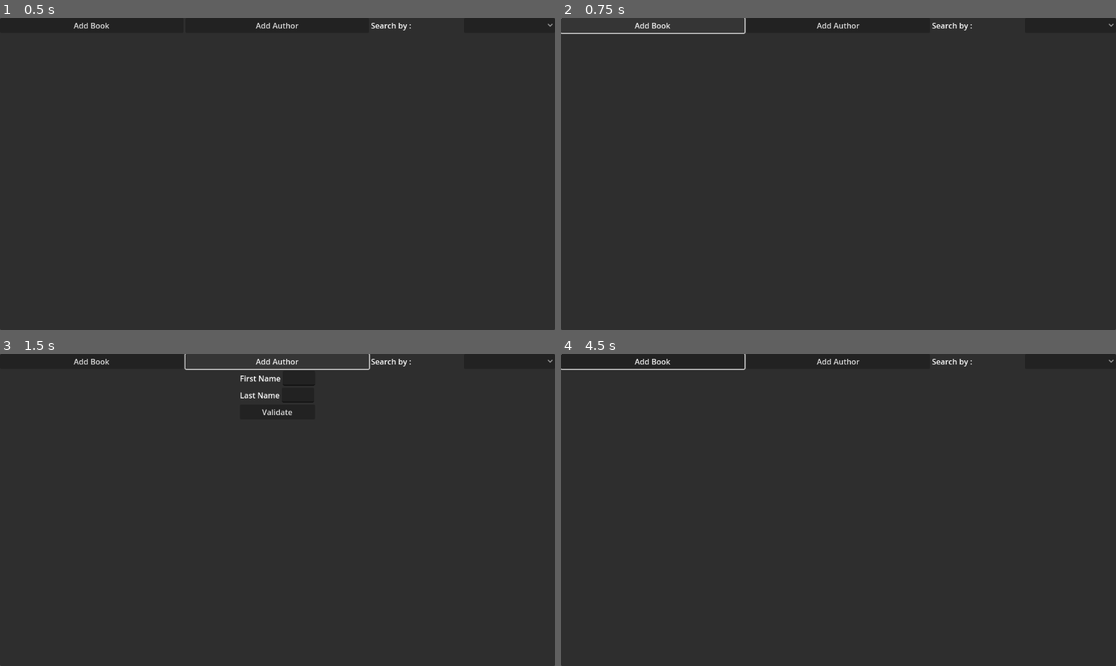
Above: before the commit, frames 1-4 (two rows, left to right).
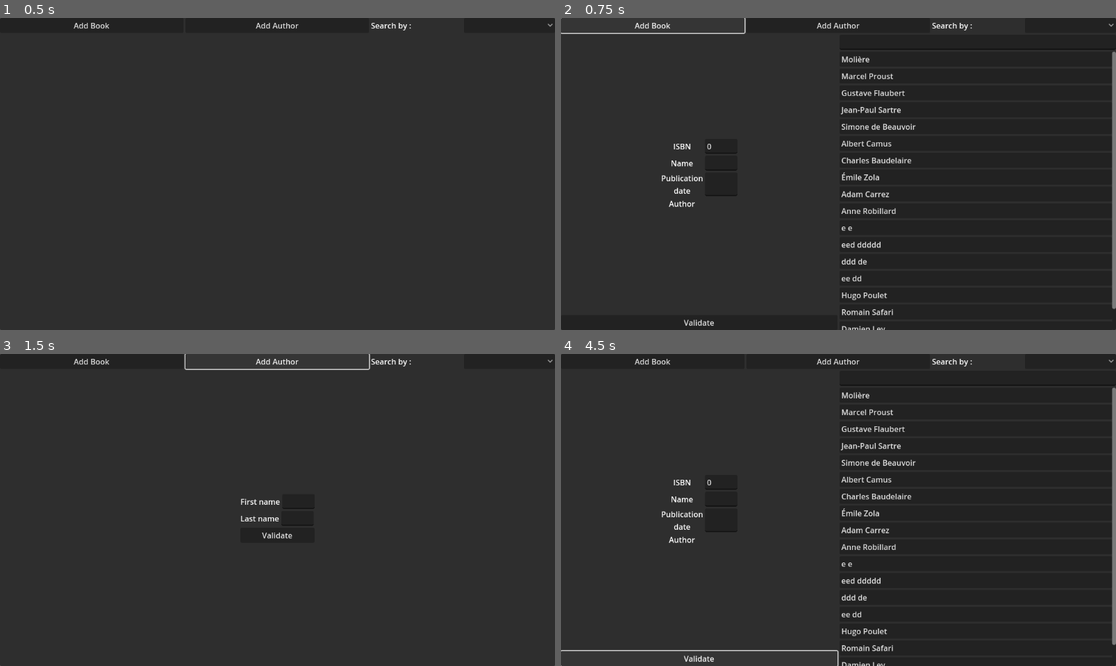
Above: after the commit, the same moments.

Repository: Linghuun/Library
Game: Godot game, scene res://main.tscn
Same seed, same stepped clock (60 frames per second), same inputs: the game is played once before the commit and once after it.
Inputs (mouse positions are in pixels of both pictures, inside the frame that each line leads up to):
- Up to frame 1 (0.5 s): no input
- Up to frame 2 (0.75 s): click "Add Book" at 0.5 s
- Up to frame 3 (1.5 s): click "Add Author" at 1.25 s
- Up to frame 4 (4.5 s): click "Validate" at 2 s; click (1071, 360) at 2.75 s; click "Add Book" at 3.5 s; click (699, 659) at 4.25 s, where only the run after the commit has a clickable "Validate"

Frame 1 is identical in both runs. In frame 2, 2.4% of the frame differs, in the area x 18-100%, y 9-100%; in frame 3, 0.5%; in frame 4, 2.8%, in the area x 0-100%, y 0-100%.

Commit message:
refonte arborescence + add Book

Diff:
--- a/Author.gd
+++ b/Author.gd
@@ -29,10 +29,11 @@
 	file.close()
 
 
-func display(listing):
+func display(node, function):
 	var aut = Button.new()
+	aut.connect("pressed", function)
 	aut.text = first_name + " " + last_name
 	aut.size_flags_horizontal = Control.SIZE_EXPAND_FILL
 	aut.size_flags_vertical = Control.SIZE_EXPAND_FILL
 	aut.alignment = HORIZONTAL_ALIGNMENT_LEFT
-	listing.add_child(aut)
+	node.add_child(aut)
--- a/Book.gd
+++ b/Book.gd
@@ -1,10 +1,15 @@
 extends Node
 
+const Author = preload("res://Author.gd")
+@onready var main = $".."
+@onready var authors = main.authors
 
-@onready var page = $"../Panel/VBoxContainer/DisplayContainer/ScrollContainer/Page"
-@onready var display_container = $"../Panel/VBoxContainer/DisplayContainer"
-@onready var scroll_container = $"../Panel/VBoxContainer/DisplayContainer/ScrollContainer"
-@onready var main = $".."
+@export var id_book: int
+@export var book_name: String
+@export var ISBN: int
+@export var author: Author
+@export var date: String
+
 # Called when the node enters the scene tree for the first time.
 func _ready():
 	pass # Replace with function body.
@@ -14,21 +19,29 @@
 func _process(delta):
 	pass
 
+func _init(id_book, id_author, name, ISBN, date):
+	self.id_book = id_book
+	self.id_author = id_author
+	self.book_name = name
+	self.ISBN = ISBN
+	self.date = date
 
-func display():
-	var file = FileAccess.open("res://Book.txt", FileAccess.READ_WRITE)
-	var title_box = HBoxContainer.new()
-	var image_lab = main.create_something("Image", Label)
-	title_box.add_child(image_lab)
-	var name_lab = main.create_something("Book's Name", Label)
-	title_box.add_child(name_lab)
-	var Author = main.create_something("Author", Label)
-	title_box.add_child(Author)
-	var ISBN = main.create_something("ISBN", Label)
-	title_box.add_child(ISBN)
+func display(listing):
+	var book = HBoxContainer.new()
+	var ISBN_lab = Label.new()
+	ISBN_lab.text = self.ISBN
+	var book_name_lab = Label.new()
+	book_name_lab.text = self.book_name
+	var date_lab = Label.new()
+	date_lab.text = self.date
+	var author_but = Button.new()
+	author_but.text = main.authors[self.id_author]
 
-	display_container.add_child(title_box)
-	display_container.move_child(title_box, 0)
+	book.add_child(ISBN_lab)
+	book.add_child(book_name_lab)
+	book.add_child(date_lab)
+	book.add_child(author_but)
+	book.size_flags_horizontal = Control.SIZE_EXPAND_FILL
+	book.size_flags_vertical = Control.SIZE_EXPAND_FILL
 
-	while not file.eof_reached():
-		var line = file.get_line()
+	listing.add_child(book)
--- /dev/null
+++ b/EntryIsbn.gd
@@ -0,0 +1,4 @@
+extends SpinBox
+func _ready():
+	self.get_line_edit().expand_to_text_length = true
+	self.get_line_edit().clear()
--- a/main.gd
+++ b/main.gd
@@ -3,30 +3,28 @@
 const Author = preload("res://Author.gd")
 const Book = preload("res://Book.gd")
 
+
 @onready var top_menu = $Panel/VBoxContainer/TopMenu
-@onready var display_container = $Panel/VBoxContainer/DisplayContainer
 @onready var search_by = $Panel/VBoxContainer/TopMenu/SearchMenu/SearchBy
+
+@onready var search_menu = $Panel/VBoxContainer/SearchMenu
+@onready var listing =     $Panel/VBoxContainer/SearchMenu/ScrollContainer/Listing
+@onready var search_bar =  $Panel/VBoxContainer/SearchMenu/SearchBar
+
+@onready var add_author_menu = $Panel/VBoxContainer/AddAuthorMenu
+
+@onready var add_book_menu = $Panel/VBoxContainer/AddBookMenu
+@onready var listing2 =      $Panel/VBoxContainer/AddBookMenu/SearchMenu/ScrollContainer/Listing2
+@onready var search_bar2 =    $Panel/VBoxContainer/AddBookMenu/SearchMenu/SearchBar2
 
 
 @onready var authors = {}
-@onready var updated = false
+@onready var aut_updated = false
+@onready var book_updated = false
 
-# Called when the node enters the scene tree for the first time.
-func _ready():
-	pass
 
-# Called every frame. 'delta' is the elapsed time since the previous frame.
-func _process(delta):
-	pass
 
-func create_something(text, something):
-	var elt = something.new()
-	elt.text = text
-	elt.size_flags_horizontal = Control.SIZE_EXPAND_FILL
-	elt.size_flags_vertical = Control.SIZE_EXPAND_FILL
-	return elt
-
-func update():
+func update_aut():
 	var file = FileAccess.open("res://Author.txt", FileAccess.READ)
 	while not file.eof_reached():
 		var line = file.get_line()
@@ -34,107 +32,85 @@
 		if len(data) == 3:
 			if int(data[0]) not in authors:
 				authors[int(data[0])] = Author.new(int(data[0]), data[1], data[2])
-	updated = true
+	aut_updated = true
 	file.close()
 
+func update_book():
+	pass
+
+
+func display_authors(node, function):
+	if aut_updated == false:
+		update_aut()
+	for aut in authors:
+		authors[aut].display(node, function)
+
+func temp():
+	pass
+
 func _on_search_by_item_selected(index):
-	delete_children(display_container)
-	display_container.size_flags_horizontal = Control.SIZE_EXPAND_FILL
-	display_container.size_flags_vertical = Control.SIZE_EXPAND_FILL
-	var scroll_container = ScrollContainer.new()
-	scroll_container.size_flags_horizontal = Control.SIZE_EXPAND_FILL
-	scroll_container.size_flags_vertical = Control.SIZE_EXPAND_FILL
-	var listing = VBoxContainer.new()
-	listing.size_flags_horizontal = Control.SIZE_EXPAND_FILL
-	listing.size_flags_vertical = Control.SIZE_EXPAND_FILL
-	var search_bar = LineEdit.new()
-	search_bar.connect("text_changed", func(text): search_bar_changed(text, listing))
-	display_container.add_child(search_bar)
-	display_container.add_child(scroll_container)
-	scroll_container.add_child(listing)
-
+	delete_children(listing)
+	add_author_menu.visible = false
+	add_book_menu.visible = false
+	search_menu.visible = true
+	print(index)
 	match index:
 		0:
-			if updated == false:
-				update()
-			for aut in authors:
-				authors[aut].display(listing)
+			search_bar.clear()
+			display_authors(listing, temp)
 		1:
 			print("tt")
 		2:
 			print("ttt")
 
-func search_bar_changed(text, listing):
-	var id_list = []
-	var elts = text.split(" ")
-	for elt in elts:
-		if elt != "":
-			for id in authors:
-				if elt in authors[id].first_name or elt in authors[id].last_name:
-					if id not in id_list:
-						id_list.append(id)
-				else:
-					if id in id_list:
-						id_list.erase(id)
-	delete_children(listing)
-	print(elts)
-	if len(elts) == 1:
-		if elts[0] == "":
-			for id in authors:
-				authors[id].display(listing)
-	for id in id_list:
-		authors[id].display(listing)
 
+func validate_aut(entry1, entry2):
+	if not "/" in entry1.text and not "/" in entry2.text:
+		var aut = Author.new(len(authors), entry1.text, entry2.text)
+		authors[len(authors)] = (aut)
+		aut.save()
 
-
-func _on_add_author_pressed():
-	if updated == false:
-		update()
-	search_by.selected = -1
-	delete_children(display_container)
-	var hbox_first_name = HBoxContainer.new()
-	var hbox_last_name = HBoxContainer.new()
-
-	var lab1 = Label.new()
-	lab1.text = "First Name"
-	var lab2 = Label.new()
-	lab2.text = "Last Name"
-	var entry1 = LineEdit.new()
-	var entry2 = LineEdit.new()
-	var validate_button = Button.new()
-	validate_button.text = "Validate"
-
-	hbox_first_name.add_child(lab1)
-	hbox_first_name.add_child(entry1)
-	hbox_last_name.add_child(lab2)
-	hbox_last_name.add_child(entry2)
-
-	display_container.add_child(hbox_first_name)
-	display_container.add_child(hbox_last_name)
-	display_container.add_child(validate_button)
-
-	display_container.size_flags_horizontal = Control.SIZE_SHRINK_CENTER
-	display_container.size_flags_vertical = Control.SIZE_SHRINK_CENTER
-
-	validate_button.connect("pressed" , func() : validate(entry1, entry2))
-	entry1.connect("text_changed", func() : on_text_changed(entry1))
-	entry2.connect("text_changed", func() : on_text_changed(entry2))
-
-func validate(entry1, entry2):
-	var aut = Author.new(len(authors), entry1.text, entry2.text)
-	authors[len(authors)] = (aut)
-	print(authors)
-	aut.save()
-	delete_children(display_container)
-
-func on_text_changed(entry):
-	var text_size = entry.get_text_size()
-	var width = entry.size.x
-	print("ts", text_size)
-	print("ws", width)
-	if text_size.x > width:
-		entry.size.x = text_size
 
 func delete_children(node):
 	for child in node.get_children():
 		node.remove_child(child)
+
+func _on_add_author_pressed():
+	search_by.selected = -1
+	add_author_menu.visible = true
+	search_menu.visible = false
+	add_book_menu.visible = false
+
+func _on_add_book_pressed():
+	search_bar2.clear()
+	search_by.selected = -1
+	add_author_menu.visible = false
+	search_menu.visible = false
+	add_book_menu.visible = true
+	delete_children(listing2)
+	display_authors(listing2, temp)
+
+func validate_book(grid_container):
+	var flag = true
+	for child in grid_container.get_children():
+		if child is LineEdit:
+			if "/" in child.text:
+				flag = false
+	if flag == true:
+		pass
+
+
+func _on_search_bar_text_changed(text):
+	var node: Node
+	if add_book_menu.visible == true:
+		node = listing2
+	else:
+		node = listing
+	delete_children(node)
+	for id in authors:
+		var name_lastname = authors[id].first_name + authors[id].last_name
+		var lastname_name = authors[id].last_name + authors[id].first_name
+		if text.similarity(name_lastname) > 0.2 or text.similarity(lastname_name) > 0.2 or text in lastname_name:
+			authors[id].display(node, temp)
+	if text == "":
+		display_authors(node, temp)
--- a/main.tscn
+++ b/main.tscn
@@ -1,8 +1,14 @@
-[gd_scene load_steps=4 format=3 uid="uid://gra4itco7m1f"]
+[gd_scene load_steps=7 format=3 uid="uid://gra4itco7m1f"]
 
 [ext_resource type="Script" path="res://Author.gd" id="1_c6lum"]
 [ext_resource type="Script" path="res://main.gd" id="1_prg3q"]
 [ext_resource type="Script" path="res://Book.gd" id="3_o22s3"]
+[ext_resource type="Script" path="res://EntryIsbn.gd" id="4_8haaw"]
+
+[sub_resource type="Theme" id="Theme_jbdda"]
+default_font_size = 0
+
+[sub_resource type="ViewportTexture" id="ViewportTexture_0rs2k"]
 
 [node name="Main" type="Control"]
 layout_mode = 3
@@ -70,11 +76,137 @@
 popup/item_2/text = "ISBN"
 popup/item_2/id = 2
 
-[node name="DisplayContainer" type="VBoxContainer" parent="Panel/VBoxContainer"]
+[node name="AddAuthorMenu" type="VBoxContainer" parent="Panel/VBoxContainer"]
+visible = false
 layout_mode = 2
 size_flags_horizontal = 4
 size_flags_vertical = 6
-alignment = 1
-
+
+[node name="HBoxFirstName" type="HBoxContainer" parent="Panel/VBoxContainer/AddAuthorMenu"]
+layout_mode = 2
+
+[node name="LabFirstName" type="Label" parent="Panel/VBoxContainer/AddAuthorMenu/HBoxFirstName"]
+layout_mode = 2
+text = "First name"
+
+[node name="EntryLastName" type="LineEdit" parent="Panel/VBoxContainer/AddAuthorMenu/HBoxFirstName"]
+layout_mode = 2
+
+[node name="HBoxLastName" type="HBoxContainer" parent="Panel/VBoxContainer/AddAuthorMenu"]
+layout_mode = 2
+
+[node name="LabLastName" type="Label" parent="Panel/VBoxContainer/AddAuthorMenu/HBoxLastName"]
+layout_mode = 2
+text = "Last name"
+
+[node name="EntryLastName" type="LineEdit" parent="Panel/VBoxContainer/AddAuthorMenu/HBoxLastName"]
+layout_mode = 2
+
+[node name="ValidateAut" type="Button" parent="Panel/VBoxContainer/AddAuthorMenu"]
+layout_mode = 2
+text = "Validate"
+
+[node name="SearchMenu" type="VBoxContainer" parent="Panel/VBoxContainer"]
+visible = false
+layout_mode = 2
+size_flags_vertical = 3
+
+[node name="SearchBar" type="LineEdit" parent="Panel/VBoxContainer/SearchMenu"]
+layout_mode = 2
+
+[node name="ScrollContainer" type="ScrollContainer" parent="Panel/VBoxContainer/SearchMenu"]
+layout_mode = 2
+size_flags_vertical = 3
+
+[node name="Listing" type="VBoxContainer" parent="Panel/VBoxContainer/SearchMenu/ScrollContainer"]
+layout_mode = 2
+size_flags_horizontal = 3
+size_flags_vertical = 3
+
+[node name="AddBookMenu" type="HBoxContainer" parent="Panel/VBoxContainer"]
+visible = false
+layout_mode = 2
+size_flags_vertical = 3
+
+[node name="AddBookMenu" type="VBoxContainer" parent="Panel/VBoxContainer/AddBookMenu"]
+layout_mode = 2
+size_flags_horizontal = 3
+
+[node name="GridContainer" type="GridContainer" parent="Panel/VBoxContainer/AddBookMenu/AddBookMenu"]
+layout_mode = 2
+size_flags_horizontal = 4
+size_flags_vertical = 6
+columns = 2
+
+[node name="LabelIsbn" type="Label" parent="Panel/VBoxContainer/AddBookMenu/AddBookMenu/GridContainer"]
+layout_mode = 2
+text = "ISBN"
+horizontal_alignment = 1
+vertical_alignment = 1
+
+[node name="EntryIsbn" type="SpinBox" parent="Panel/VBoxContainer/AddBookMenu/AddBookMenu/GridContainer"]
+layout_mode = 2
+theme = SubResource("Theme_jbdda")
+theme_override_icons/updown = SubResource("ViewportTexture_0rs2k")
+allow_greater = true
+update_on_text_changed = true
+script = ExtResource("4_8haaw")
+
+[node name="LabelName" type="Label" parent="Panel/VBoxContainer/AddBookMenu/AddBookMenu/GridContainer"]
+layout_mode = 2
+text = "Name"
+horizontal_alignment = 1
+vertical_alignment = 1
+
+[node name="EntryName" type="LineEdit" parent="Panel/VBoxContainer/AddBookMenu/AddBookMenu/GridContainer"]
+layout_mode = 2
+max_length = 40
+expand_to_text_length = true
+
+[node name="LabelDate" type="Label" parent="Panel/VBoxContainer/AddBookMenu/AddBookMenu/GridContainer"]
+layout_mode = 2
+text = "Publication
+date"
+horizontal_alignment = 1
+vertical_alignment = 1
+
+[node name="entryDate" type="LineEdit" parent="Panel/VBoxContainer/AddBookMenu/AddBookMenu/GridContainer"]
+layout_mode = 2
+max_length = 15
+expand_to_text_length = true
+
+[node name="LabelAuthor" type="Label" parent="Panel/VBoxContainer/AddBookMenu/AddBookMenu/GridContainer"]
+layout_mode = 2
+text = "Author"
+horizontal_alignment = 1
+vertical_alignment = 1
+
+[node name="SpinBox4" type="Label" parent="Panel/VBoxContainer/AddBookMenu/AddBookMenu/GridContainer"]
+layout_mode = 2
+
+[node name="ValidateBook" type="Button" parent="Panel/VBoxContainer/AddBookMenu/AddBookMenu"]
+layout_mode = 2
+text = "Validate"
+
+[node name="SearchMenu" type="VBoxContainer" parent="Panel/VBoxContainer/AddBookMenu"]
+layout_mode = 2
+size_flags_horizontal = 3
+size_flags_vertical = 3
+
+[node name="SearchBar2" type="LineEdit" parent="Panel/VBoxContainer/AddBookMenu/SearchMenu"]
+layout_mode = 2
+
+[node name="ScrollContainer" type="ScrollContainer" parent="Panel/VBoxContainer/AddBookMenu/SearchMenu"]
+layout_mode = 2
+size_flags_vertical = 3
+
+[node name="Listing2" type="VBoxContainer" parent="Panel/VBoxContainer/AddBookMenu/SearchMenu/ScrollContainer"]
+layout_mode = 2
+size_flags_horizontal = 3
+size_flags_vertical = 3
+
+[connection signal="pressed" from="Panel/VBoxContainer/TopMenu/AddBook" to="." method="_on_add_book_pressed"]
 [connection signal="pressed" from="Panel/VBoxContainer/TopMenu/AddAuthor" to="." method="_on_add_author_pressed"]
 [connection signal="item_selected" from="Panel/VBoxContainer/TopMenu/SearchMenu/SearchBy" to="." method="_on_search_by_item_selected"]
+[connection signal="text_changed" from="Panel/VBoxContainer/SearchMenu/SearchBar" to="." method="_on_search_bar_text_changed"]
+[connection signal="text_changed" from="Panel/VBoxContainer/AddBookMenu/SearchMenu/SearchBar2" to="." method="_on_search_bar_text_changed"]
Not shown, changed: Author.txt
